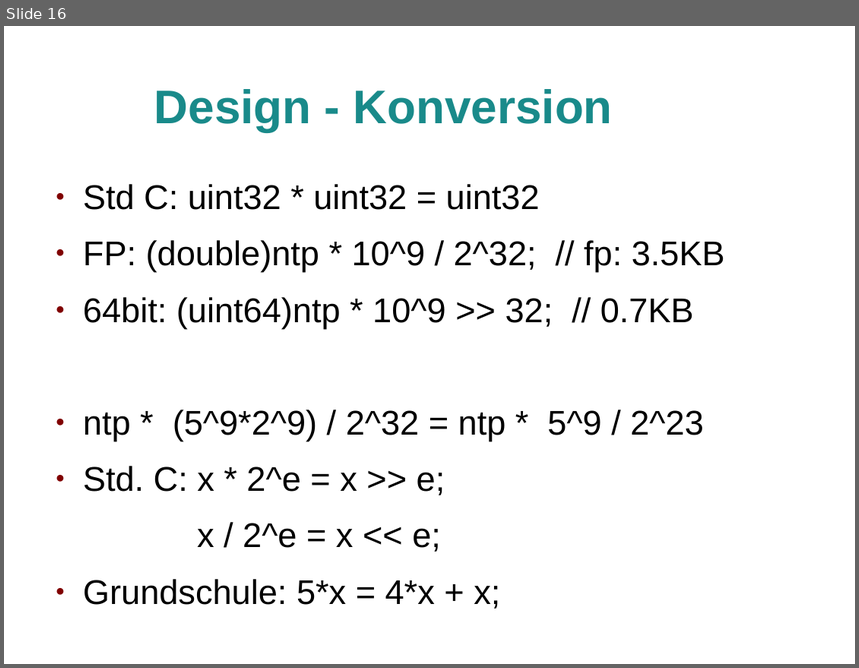
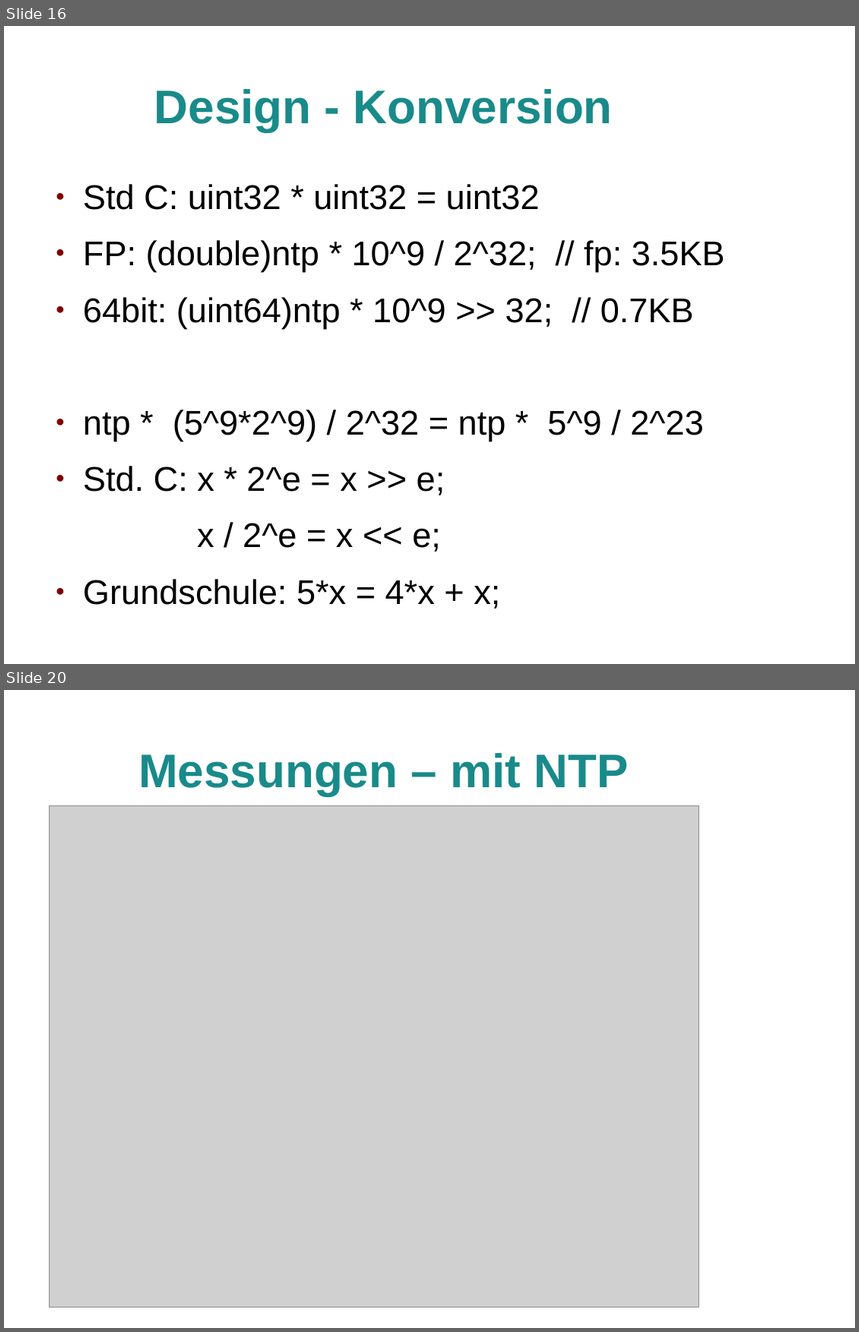
Before and after one commit to jlusticky/Bachelor-thesis, a slide deck: kolloquium/kolloquium.odp. Shown one above the other, each under a label of ours: slide 16 before the commit, slides 16 and 20 after it; the slides between them are not shown. The pictures are 859x668 and 859x1332 pixels, drawn with LibreOffice and Linux fonts; fonts in the diff are those of the drawing; grey boxes stand for pictures; background and template pictures are left out. Boxes give left, top, right and bottom in pixels: in the first picture for what was removed or moved away, otherwise in the second. Text is boxed around its words. In the diff, an @@ line names an element or a change of style, - is before the commit and + after.

```diff
--- a/kolloquium/kolloquium.odp
+++ b/kolloquium/kolloquium.odp
@@ slide 20 added at [4, 690, 855, 1328], background picture (left out) @@
@@ title added at [139, 753, 628, 796], 44 pt, text #198A8A, bold @@
+Messungen – mit NTP
@@ picture added at [49, 806, 699, 1308] @@
```
Also in this commit, not shown: 2 slides changed, 3 other slides added, 4 other files.
